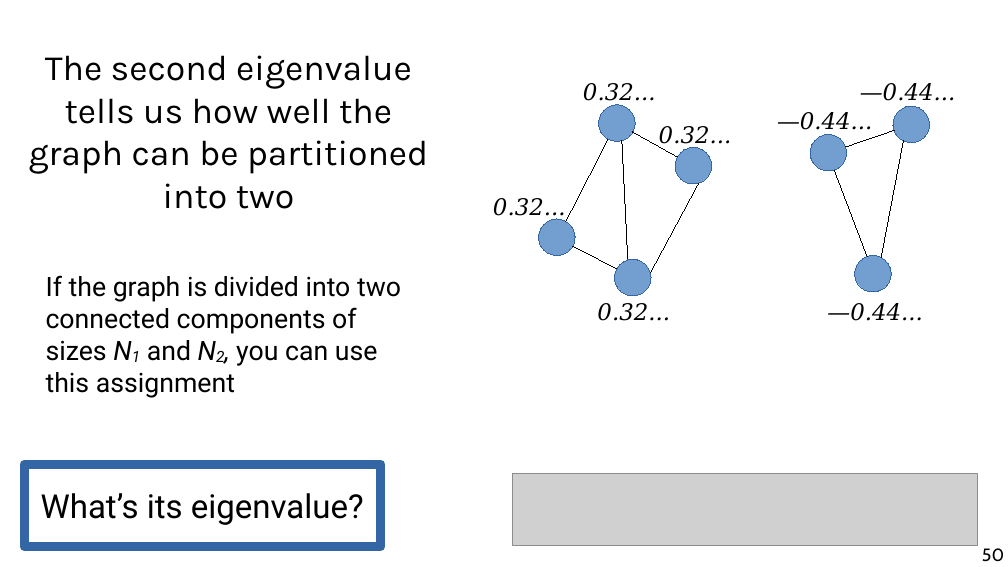
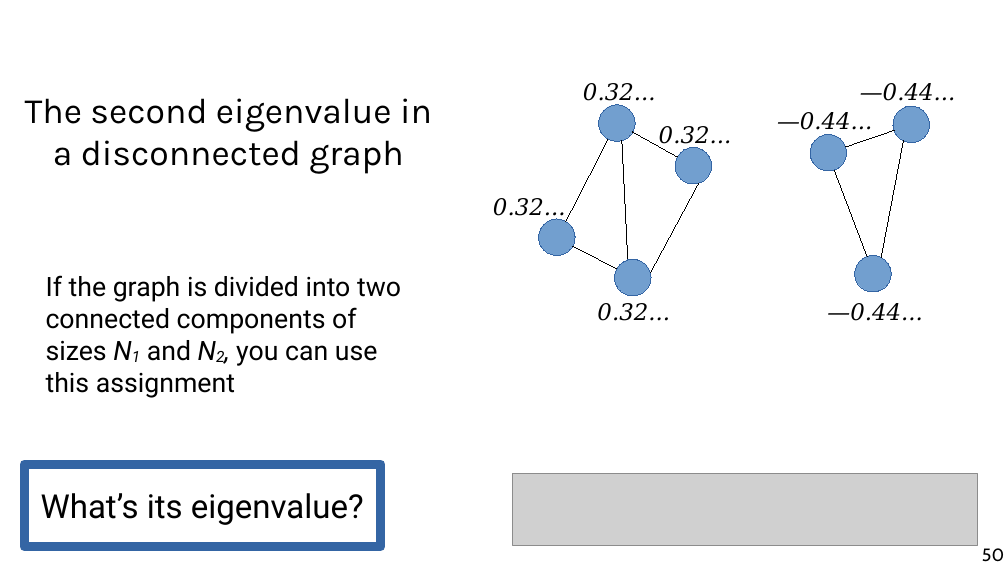
Before and after one commit to chatox/networks-science-course, a slide deck: slide 50 of theory/odp/tt22-spectral_graph_embedding.odp. Drawn at 1008x567 pixels with LibreOffice and Linux fonts; fonts in the diff are those of the drawing; grey boxes stand for pictures. Boxes give left, top, right and bottom in pixels: in the first picture for what was removed or moved away, otherwise in the second. Text is boxed around its words. In the diff, an @@ line names an element or a change of style, - is before the commit and + after.

```diff
--- a/theory/odp/tt22-spectral_graph_embedding.odp
+++ b/theory/odp/tt22-spectral_graph_embedding.odp
@@ title at <box>25,98,432,174</box>: text changed @@
-The second eigenvalue tells us how well the graph can be partitioned into two
+The second eigenvalue in a disconnected graph
```
Also in this commit, not shown: 25 other slides changed, 1 other file.
